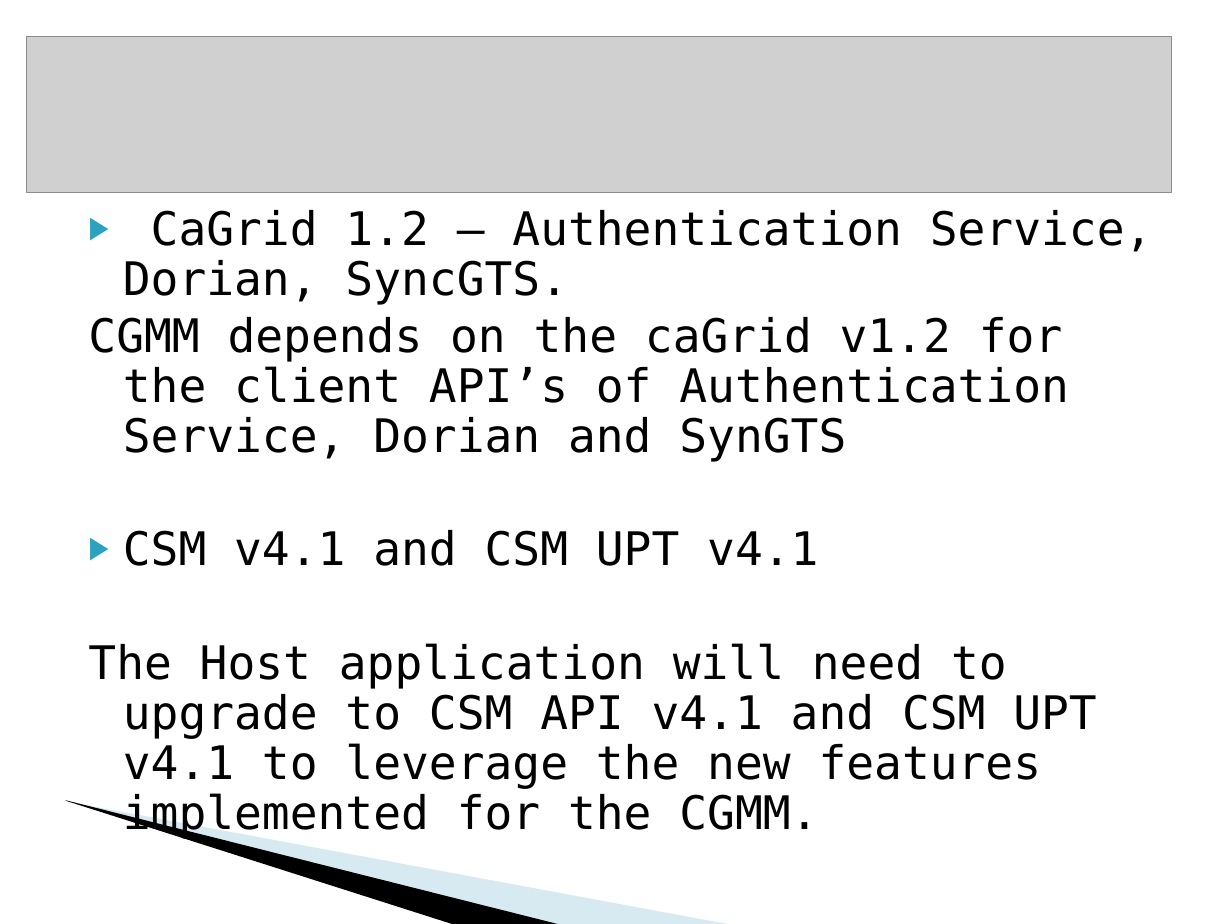
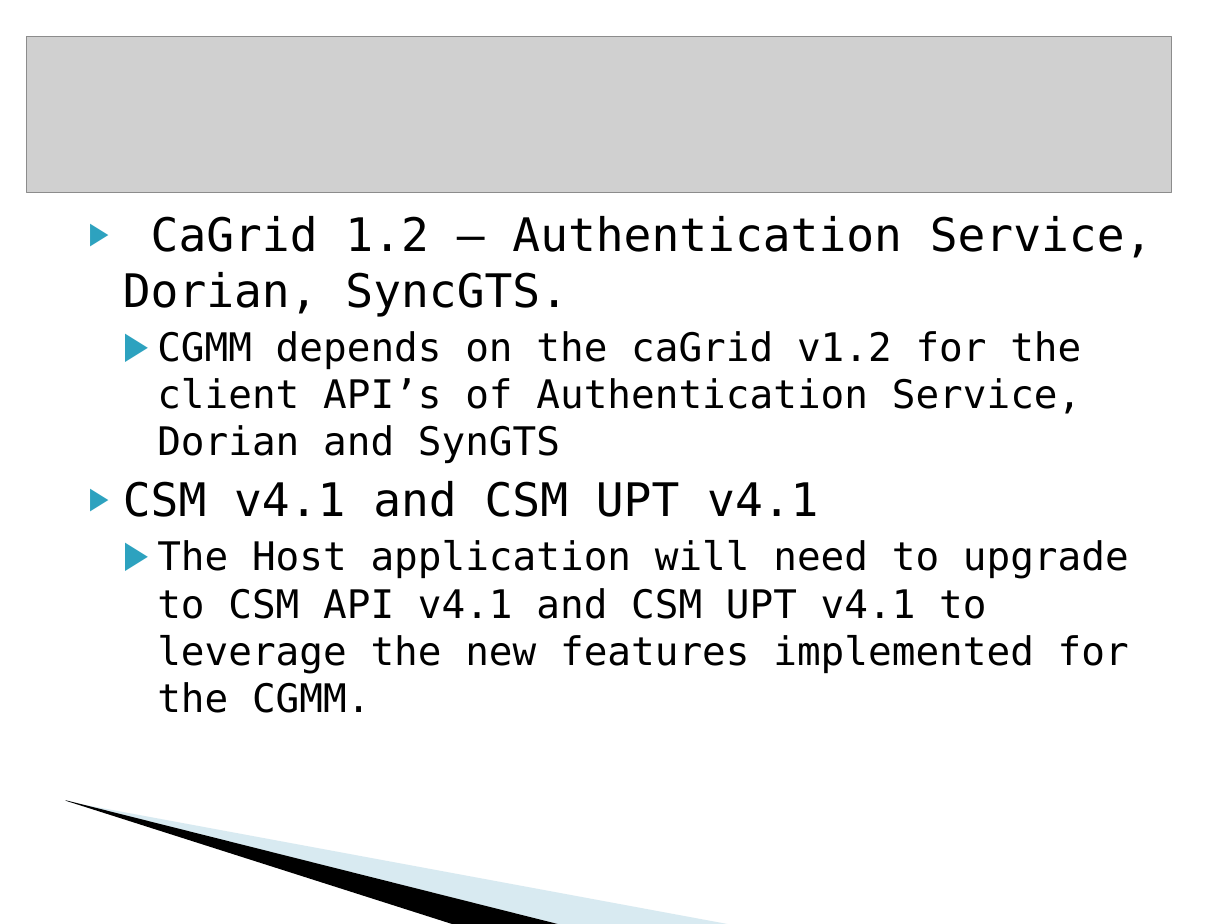
Before and after one commit to CBIIT/common-security-module-docs, a slide deck: slide 11 of CSM v4.1/Development/Design/CSM GAARDS Migration Module Presentation caGrid Users List 10-18-2008.ppt (slide 9 before the commit). Drawn at 1232x924 pixels with LibreOffice and Linux fonts; fonts in the diff are those of the drawing; grey boxes stand for pictures; background and template pictures are left out. Boxes give left, top, right and bottom in pixels: in the first picture for what was removed or moved away, otherwise in the second. Text is boxed around its words. In the diff, an @@ line names an element or a change of style, - is before the commit and + after.

```diff
--- a/CSM v4.1/Development/Design/CSM GAARDS Migration Module Presentation caGrid Users List 10-18-2008.ppt
+++ b/CSM v4.1/Development/Design/CSM GAARDS Migration Module Presentation caGrid Users List 10-18-2008.ppt
@@ text "CaGrid 1.2 – Authentication Service, ..." at (123,216,1153,713): size 27 to 23 pt in "CGMM depends on the caGrid v1.2 for ...", "The Host application will need to upgrade ..."; line spacing 0.9 to 1; bullet none to ▶; list level 1 to 2 in "CGMM depends on the caGrid ..."; list level 1 to 2 in "The Host application will need ..." @@
```
Also in this commit, not shown: 5 other slides changed, 4 slides added, 1 slide removed.
